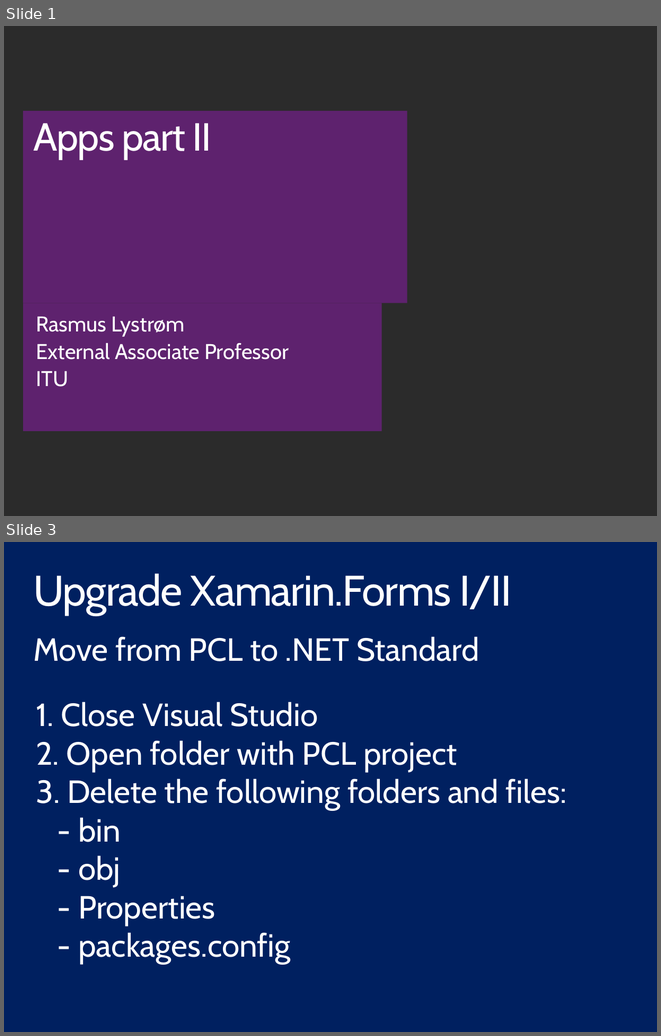
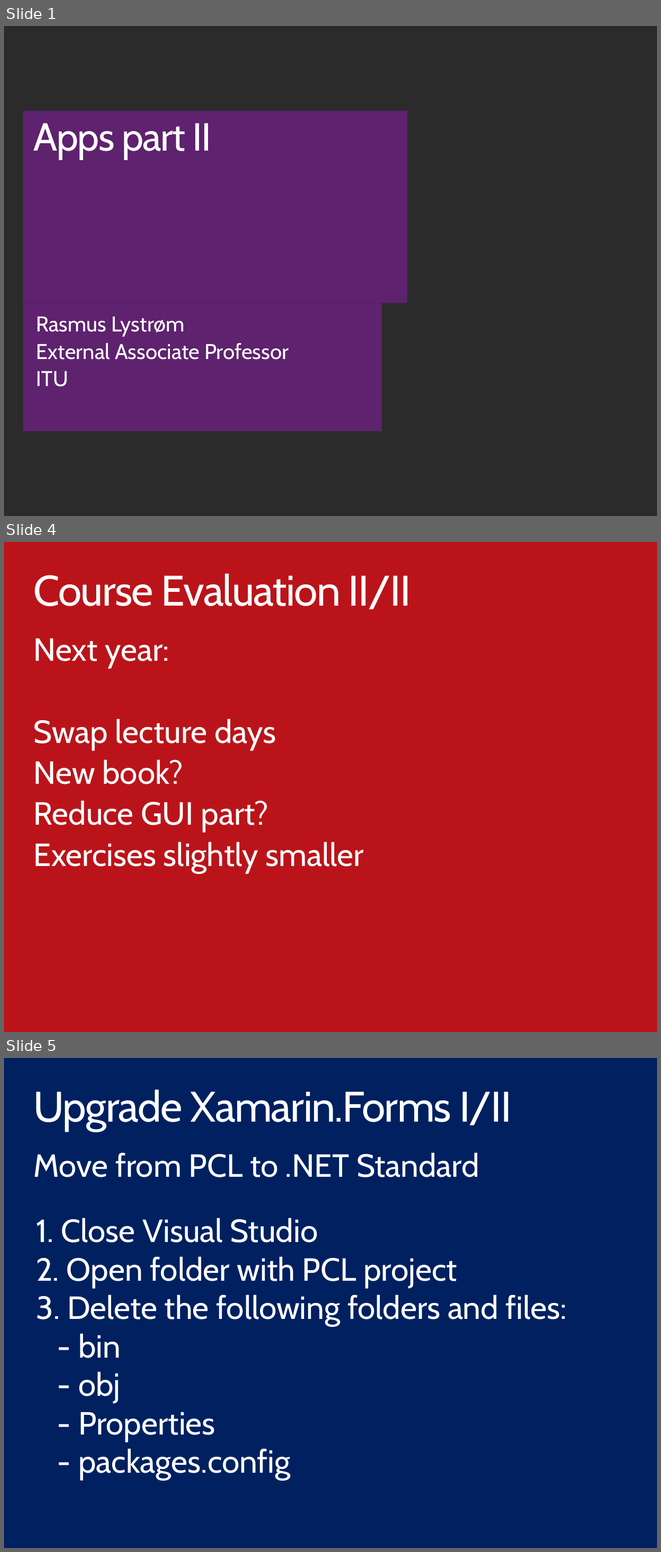
Before and after one commit to ondfisk/BDSA2017, a slide deck: Slides/Lecture10 - Apps part II.pptx. Shown one above the other, each under a label of ours: slides 1 and 3 before the commit, slides 1, 4 and 5 after it; the slides between them are not shown. The pictures are 661x1036 and 661x1552 pixels, drawn with LibreOffice and Linux fonts; fonts in the diff are those of the drawing; background and template pictures are left out; a plain dark background stands for a picture behind light text. Boxes give left, top, right and bottom in pixels: in the first picture for what was removed or moved away, otherwise in the second. Text is boxed around its words. In the diff, an @@ line names an element or a change of style, - is before the commit and + after.

```diff
--- a/Slides/Lecture10 - Apps part II.pptx
+++ b/Slides/Lecture10 - Apps part II.pptx
@@ slide 4 added at (4, 542, 657, 1032), background #BA141A @@
@@ title added at (33, 573, 411, 609), 48 pt, text #FFFFFF @@
+Course Evaluation II/II
@@ text added at (34, 638, 363, 873), 36 pt, text #FFFFFF @@
+Next year:
+Swap lecture days
+New book?
+Reduce GUI part?
+Exercises slightly smaller
@@ what was slide 3 is now slide 5 @@
```
Also in this commit, not shown: 1 slide changed, 1 other slide added.
